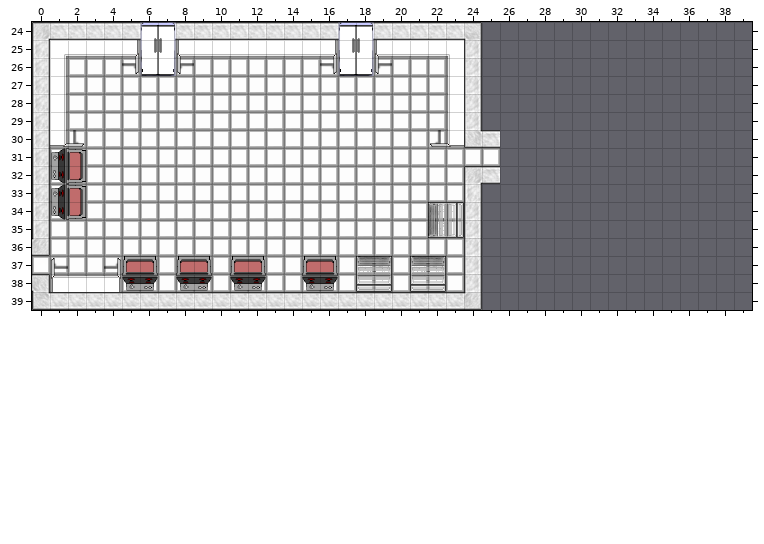
A Tiled map gets an edit: assets/tilemaps/level3.tmx. That is the earlier state.
Cells are 32x32 px. Shown: x 0..39, y 24..39. Tiles whose own drawing changed are shown in their newer look in all pictures.
The same view after the edit:
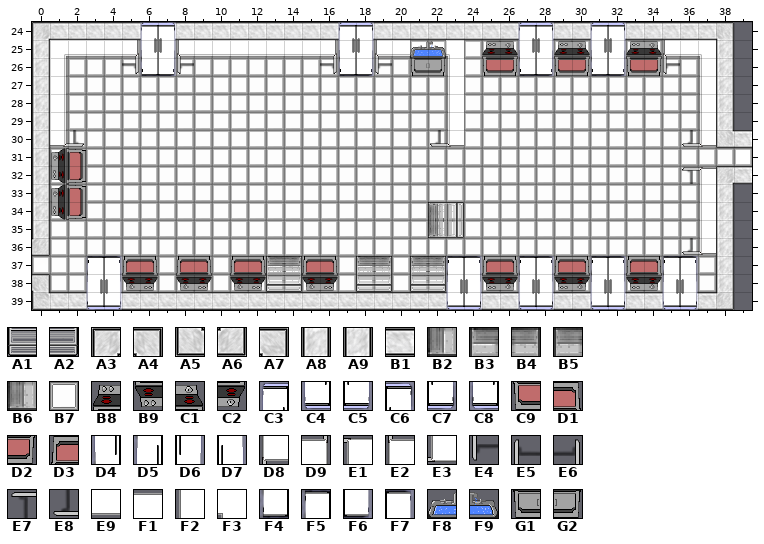
Key: from "newTileset": A1 3 flipped up-down, A2 4 flipped up-down, A3 21, A4 21 flipped left-right, A5 21 flipped up-down, A6 21 turned 180, A7 21 turned 90, A8 22, A9 22 turned 180, B1 22 turned 90, B2 23 flipped on the other diagonal, B3 23 flipped up-down, B4 24 flipped up-down, B5 24 turned 180, B6 24 turned 90, B7 41, B8 60, B9 60 flipped up-down, C1 61, C2 61 flipped up-down, C3 62, C4 62 flipped up-down, C5 62 turned 180, C6 63, C7 63 flipped up-down, C8 63 turned 180, C9 80, D1 80 turned 180, D2 81, D3 81 turned 180, D4 82, D5 82 flipped up-down, D6 83, D7 83 flipped up-down, D8 84, D9 84 turned 180, E1 84 turned 90, E2 85 turned 180, E3 85 turned 90, E4 86, E5 86 flipped up-down, E6 86 turned 180, E7 86 turned 90, E8 87 turned 90, E9 88, F1 88 turned 180, F2 88 turned 90, F3 89, F4 102, F5 102 flipped up-down, F6 103, F7 103 flipped up-down, F8 106, F9 107, G1 108, G2 109.
__ is an empty cell.
Tiles replaced or removed in this view: A3, A5, A6, A7, A8, A9, B1, B2, B3, D9, E2, E5, E6, E9, F1.
See-through tiles are keyed as they look on the map.
The exact change:
Changed rows in their new state; .. is an unchanged cell.
Layer "Below Player":
first column x 24:
25 B7 B7 B7 B7 B7 B7 B7 B7 B7 B7 B7 B7 B7 B7 .. ..
26 B7 B7 B7 B7 B7 B7 B7 B7 B7 B7 B7 B7 B7 B7 .. ..
27 B7 B7 B7 B7 B7 B7 B7 B7 B7 B7 B7 B7 B7 B7 .. ..
28 B7 B7 B7 B7 B7 B7 B7 B7 B7 B7 B7 B7 B7 B7 .. ..
29 B7 B7 B7 B7 B7 B7 B7 B7 B7 B7 B7 B7 B7 B7 .. ..
30 B7 B7 B7 B7 B7 B7 B7 B7 B7 B7 B7 B7 B7 B7 .. B1
31 .. .. B7 B7 B7 B7 B7 B7 B7 B7 B7 B7 B7 B7 B7 ..
32 B7 B7 B7 B7 B7 B7 B7 B7 B7 B7 B7 B7 B7 B7 .. B1
33 B7 B7 B7 B7 B7 B7 B7 B7 B7 B7 B7 B7 B7 B7 .. ..
34 B7 B7 B7 B7 B7 B7 B7 B7 B7 B7 B7 B7 B7 B7 .. ..
35 B7 B7 B7 B7 B7 B7 B7 B7 B7 B7 B7 B7 B7 B7 .. ..
36 B7 B7 B7 B7 B7 B7 B7 B7 B7 B7 B7 B7 B7 B7 .. ..
37 B7 B7 B7 B7 B7 B7 B7 B7 B7 B7 B7 B7 B7 B7 .. ..
38 B7 B7 B7 B7 B7 B7 B7 B7 B7 B7 B7 B7 B7 B7 .. ..
Layer "World":
first column x 1:
24 .. .. .. .. .. .. .. .. .. .. .. .. .. .. .. .. .. .. .. .. .. .. .. B1 B1 B1 B1 B1 B1 B1 B1 B1 B1 B1 B1 B1 B1 A4 ..
25 .. .. .. .. .. .. .. .. .. .. .. .. .. .. .. .. .. .. .. .. F8 F9 .. __ B8 C1 D4 D6 B8 C1 D4 D6 B8 C1 .. .. .. A8 ..
26 .. .. .. .. .. .. .. .. .. .. .. .. .. .. .. .. .. .. .. .. G1 G2 .. __ C9 D2 F4 F6 C9 D2 F4 F6 C9 D2 .. .. .. A8 ..
27 .. .. .. .. .. .. .. .. .. .. .. .. .. .. .. .. .. .. .. .. .. .. .. __ .. .. .. .. .. .. .. .. .. .. .. .. .. A8 ..
28 .. .. .. .. .. .. .. .. .. .. .. .. .. .. .. .. .. .. .. .. .. .. .. __ .. .. .. .. .. .. .. .. .. .. .. .. .. A8 ..
29 .. .. .. .. .. .. .. .. .. .. .. .. .. .. .. .. .. .. .. .. .. .. .. __ .. .. .. .. .. .. .. .. .. .. .. .. .. A8 ..
30 .. .. .. .. .. .. .. .. .. .. .. .. .. .. .. .. .. .. .. .. .. .. .. __ __ .. .. .. .. .. .. .. .. .. .. .. .. A5 ..
31 .. .. .. .. .. .. .. .. .. .. .. .. .. .. .. .. .. .. .. .. .. .. .. .. .. .. .. .. .. .. .. .. .. .. .. .. .. .. B7
32 .. .. .. .. .. .. .. .. .. .. .. .. .. .. .. .. .. .. .. .. .. .. .. __ __ .. .. .. .. .. .. .. .. .. .. .. .. A3 ..
33 .. .. .. .. .. .. .. .. .. .. .. .. .. .. .. .. .. .. .. .. .. .. .. __ .. .. .. .. .. .. .. .. .. .. .. .. .. A8 ..
34 .. .. .. .. .. .. .. .. .. .. .. .. .. .. .. .. .. .. .. .. .. .. .. __ .. .. .. .. .. .. .. .. .. .. .. .. .. A8 ..
35 .. .. .. .. .. .. .. .. .. .. .. .. .. .. .. .. .. .. .. .. .. B6 .. __ .. .. .. .. .. .. .. .. .. .. .. .. .. A8 ..
36 .. .. .. .. .. .. .. .. .. .. .. .. .. .. .. .. .. .. .. .. .. .. .. __ .. .. .. .. .. .. .. .. .. .. .. .. .. A8 ..
37 __ .. F5 F7 .. .. .. .. .. .. .. .. B3 B4 .. .. .. .. .. .. B5 .. F5 F7 D3 D1 F5 F7 D3 D1 F5 F7 D3 D1 F5 F7 .. A8 ..
38 __ __ D5 D7 .. .. .. .. .. .. .. .. A1 A2 .. .. .. .. .. .. .. .. D5 D7 B9 C2 D5 D7 B9 C2 D5 D7 B9 C2 D5 D7 .. A8 ..
39 .. .. .. .. .. .. .. .. .. .. .. .. .. .. .. .. .. .. .. .. .. .. .. B1 B1 B1 B1 B1 B1 B1 B1 B1 B1 B1 B1 B1 B1 A6 ..
Layer "Above Player":
first column x 3:
24 .. .. .. .. .. .. .. .. .. .. .. .. .. .. .. .. .. .. .. .. .. .. .. .. C3 C6 .. .. C3 C6 .. .. .. .. ..
25 .. .. .. .. .. .. .. .. .. .. .. .. .. .. .. .. .. .. .. .. .. .. .. .. .. .. .. .. .. .. .. .. D8 E9 F3
26 .. .. .. .. .. .. .. .. .. .. .. .. .. .. .. .. .. .. .. .. .. .. .. .. .. .. .. .. .. .. .. .. E4 .. F2
27 .. .. .. .. .. .. .. .. .. .. .. .. .. .. .. .. .. .. .. .. .. .. .. .. .. .. .. .. .. .. .. .. .. .. F2
28 .. .. .. .. .. .. .. .. .. .. .. .. .. .. .. .. .. .. .. .. .. .. .. .. .. .. .. .. .. .. .. .. .. .. F2
29 .. .. .. .. .. .. .. .. .. .. .. .. .. .. .. .. .. .. .. .. .. .. .. .. .. .. .. .. .. .. .. .. .. .. F2
30 .. .. .. .. .. .. .. .. .. .. .. .. .. .. .. .. .. .. .. .. .. .. .. .. .. .. .. .. .. .. .. .. .. E8 E3
32 .. .. .. .. .. .. .. .. .. .. .. .. .. .. .. .. .. .. .. .. .. .. .. .. .. .. .. .. .. .. .. .. .. E7 E1
33 .. .. .. .. .. .. .. .. .. .. .. .. .. .. .. .. .. .. .. .. .. .. .. .. .. .. .. .. .. .. .. .. .. .. F2
34 .. .. .. .. .. .. .. .. .. .. .. .. .. .. .. .. .. .. .. .. .. .. .. .. .. .. .. .. .. .. .. .. .. .. F2
35 .. .. .. .. .. .. .. .. .. .. .. .. .. .. .. .. .. .. .. .. .. .. .. .. .. .. .. .. .. .. .. .. .. .. F2
36 .. .. .. .. .. .. .. .. .. .. .. .. .. .. .. .. .. .. .. .. .. .. .. .. .. .. .. .. .. .. .. .. .. E8 E3
39 C8 C5 .. .. .. .. .. .. .. .. .. .. .. .. .. .. .. .. .. .. C4 C7 .. .. C4 C7 .. .. C4 C7 .. .. C4 C7 ..
Where, in picture pixels (left, top, right, bottom), the same in both pictures:
changed: (446, 22, 752, 310)
changed: (410, 40, 446, 76)
changed: (428, 220, 444, 237)
changed: (51, 256, 122, 310)
added: (266, 256, 302, 292)
changed: (411, 256, 428, 272)
